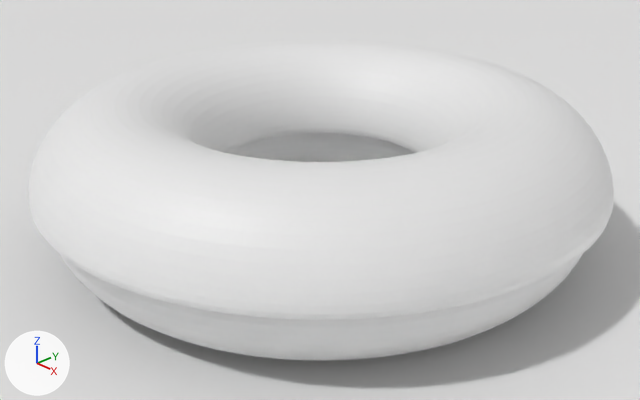
The Blender file Donuts.blend: old version first, new version second.
Camera for both pictures: a 50 mm lens placed at (3.06, -2.89, 2.12), pointed at (0.04, -0.05, 0.24). The axes (+X, +Y, +Z) are drawn at lower left. The lights are the same throughout.
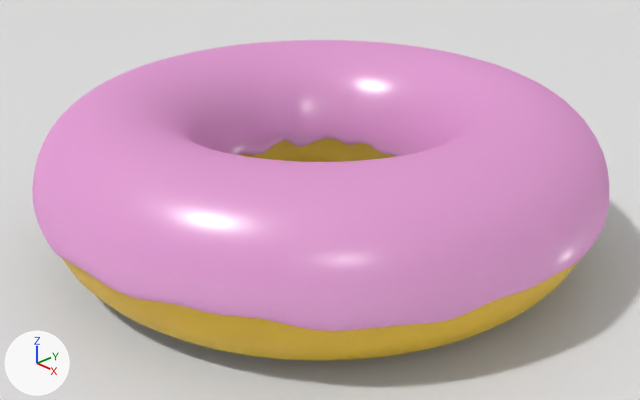
What changed in the scene script:
```text
Add mat_material_001:
    mat_material_001 = bpy.data.materials.new('Material.001')
    # nodes: BsdfAnisotropic, BsdfDiffuse, MixShader, OutputMaterial
    # colours: pink #e79fd7
Add mat_material:
    mat_material = principled_material('Material')
    mat_material.base_color = (0.8, 0.512, 0.0296)  # yellow #e7be30
Change me_torus_002:
    where me_torus_002.from_pydata(...)  # 576 vertices, 576 faces; spans x -1.39..1.39, y -1.39..1.39, z -0.39..0.39
    add me_torus_002.materials.append(mat_material)  # yellow #e7be30
Change me_torus_000:
    used by ob_torus_000; location = (0.0, 0.0, 0.352)
    remove me_torus_000.from_pydata(...)  # 336 vertices, 288 faces; spans x -1.39..1.39, y -1.39..1.39, z 0.0..0.39
    add me_torus_000.from_pydata(...)  # 336 vertices, 288 faces; spans x -1.36..1.39, y -1.36..1.36, z -0.15..0.39
    me_torus_000 part 1: 48 of 336 vertices moved; they spanned x -0.61..0.61, y -0.61..0.61, z 0.0 and now span x -0.6..0.6, y -0.6..0.6, z -0.15..0.0; mean shift (0.0, 0.0, -0.07); largest move (0.6, 0.08, 0.0) -> (0.59, 0.08, -0.15)
    me_torus_000 part 2: 47 of 336 vertices moved; they spanned x -1.39..1.38, y -1.39..1.39, z 0.0 and now span x -1.36..1.35, y -1.36..1.36, z -0.09..0.0; mean shift (0.0, 0.0, -0.04); largest move (1.28, -0.53, 0.0) -> (1.26, -0.52, -0.09)
    add me_torus_000.materials.append(mat_material_001)
```

Changed parts and their boxes (x1, y1, x2, y2) in the pictures (640 x 400 px; the box of a moved part takes in the faces that stretch with it):
'Torus.000', recoloured, reshaped (white to pink): before (28, 40, 614, 320); after (32, 40, 609, 331)
'Torus.002', recoloured (grey to yellow): (60, 133, 582, 361) in both
part 1 of me_torus_000, moved or reshaped: before (197, 97, 445, 153); after (198, 97, 444, 156)
part 2 of me_torus_000, moved or reshaped: before (28, 149, 614, 320); after (32, 157, 609, 331)
